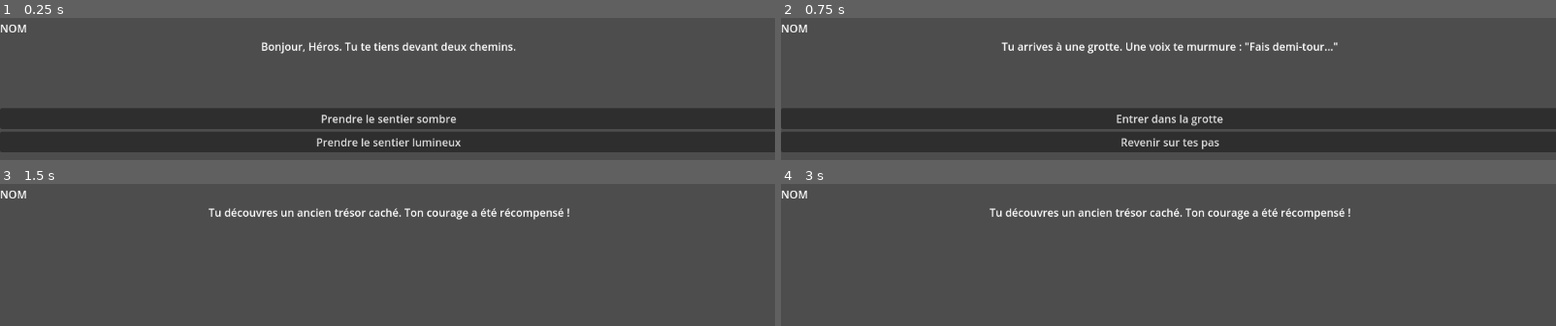
Above: before the commit, frames 1-4 (two rows, left to right).
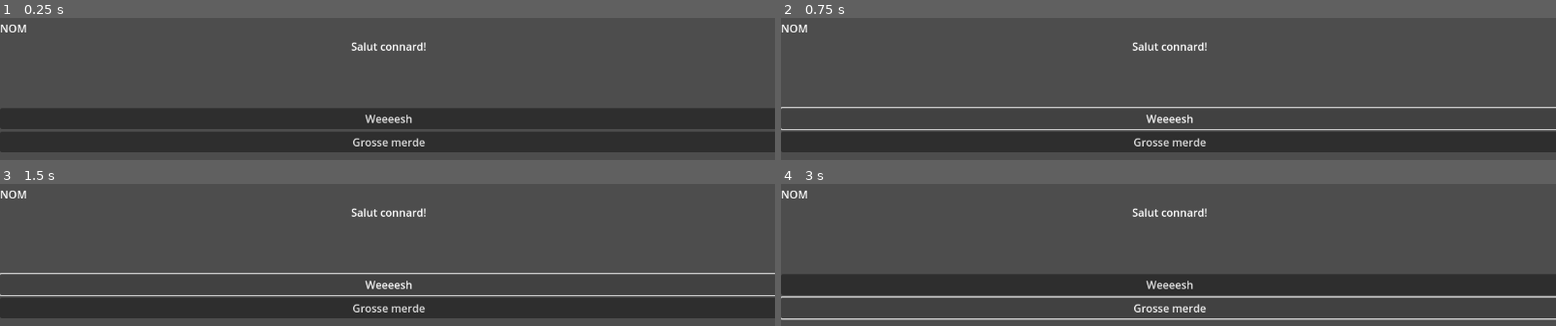
Above: after the commit, the same moments.

Repository: Atheninc/dialogue_systeme_godot
Game: Godot game, scene res://scripts/window_connected.tscn
Same seed, same stepped clock (60 frames per second), same inputs: the game is played once before the commit and once after it. The project has no main scene, so this scene is started directly.
Inputs (mouse positions are in pixels of both pictures, inside the frame that each line leads up to):
- Up to frame 1 (0.25 s): no input
- Up to frame 2 (0.75 s): click (1168, 118) at 0.5 s, where only the run before the commit has a clickable "Prendre le sentier sombre"
- Up to frame 3 (1.5 s): click (387, 284) at 1.25 s, where only the run before the commit has a clickable "Entrer dans la grotte"
- Up to frame 4 (3 s): click (1168, 284) at 2 s, where only the run after the commit has a clickable "Weeeesh"; click (1168, 307) at 2.75 s, where only the run after the commit has a clickable "Grosse merde"

The runs differ from the first frame. In frame 1, 2.2% of the frame differs, in the area x 33-67%, y 17-91%; in frame 2, 4.2%; in frame 3, 18%; in frame 4, 19%, in the area x 0-100%, y 17-96%.
Error after the commit: Trying to assign an array of type "Array" to a variable of type "Array[String]". (res://dialogue_api_client/Script/dialogue_interpreteur.gd:130)

Commit message:
mini story

Diff:
--- a/dialogue_api_client/Script/dialogue_interpreteur.gd
+++ b/dialogue_api_client/Script/dialogue_interpreteur.gd
@@ -31,6 +31,8 @@
 # Node qui émettra le signal "choice(int)"
 @export var choice_signal_emitter : NodePath = NodePath()
 
+
+@export var file_path : String
 # ---------------------------------------------------------------------------
 #  INTERNES
 # ---------------------------------------------------------------------------
@@ -49,7 +51,7 @@
 func _ready() -> void:
 	_log("Initialisation DialogueManager", "BOOT")
 
-	parse_file("res://dialogue_api_client/dialogue_test.txt")
+	parse_file(file_path)
 	_connect_choice_signal()
 
 	if enable_auto_advance:
Not shown, added: dialogue_api_client/test.ink
